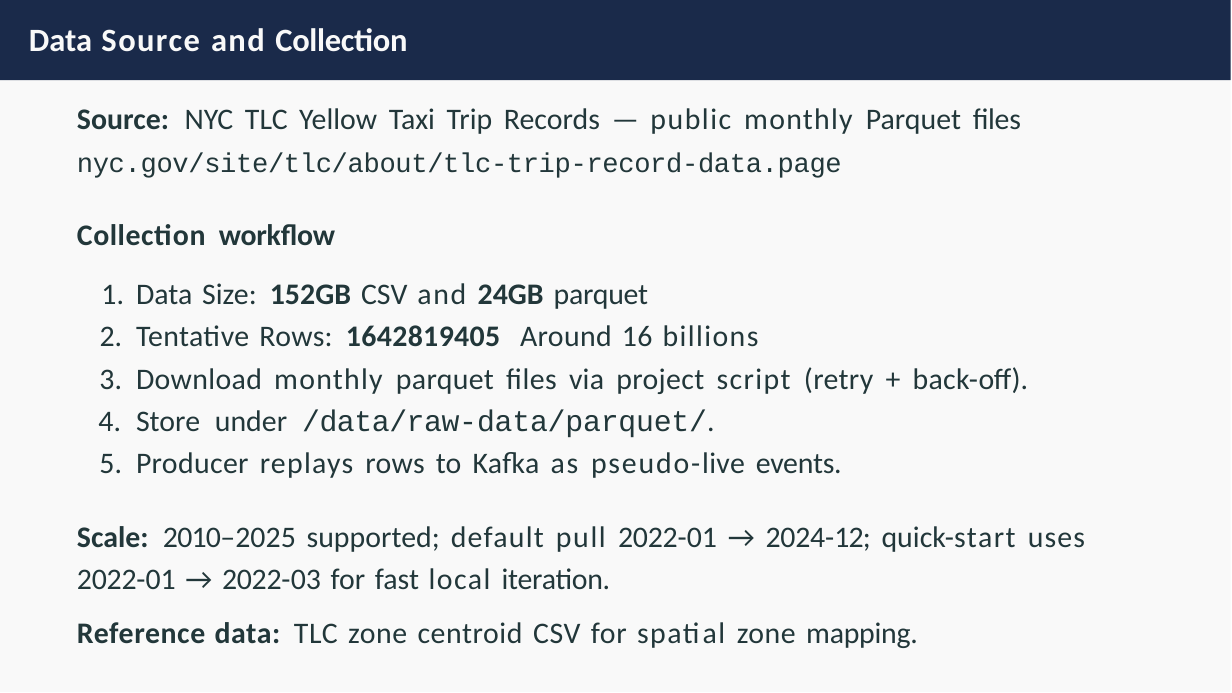
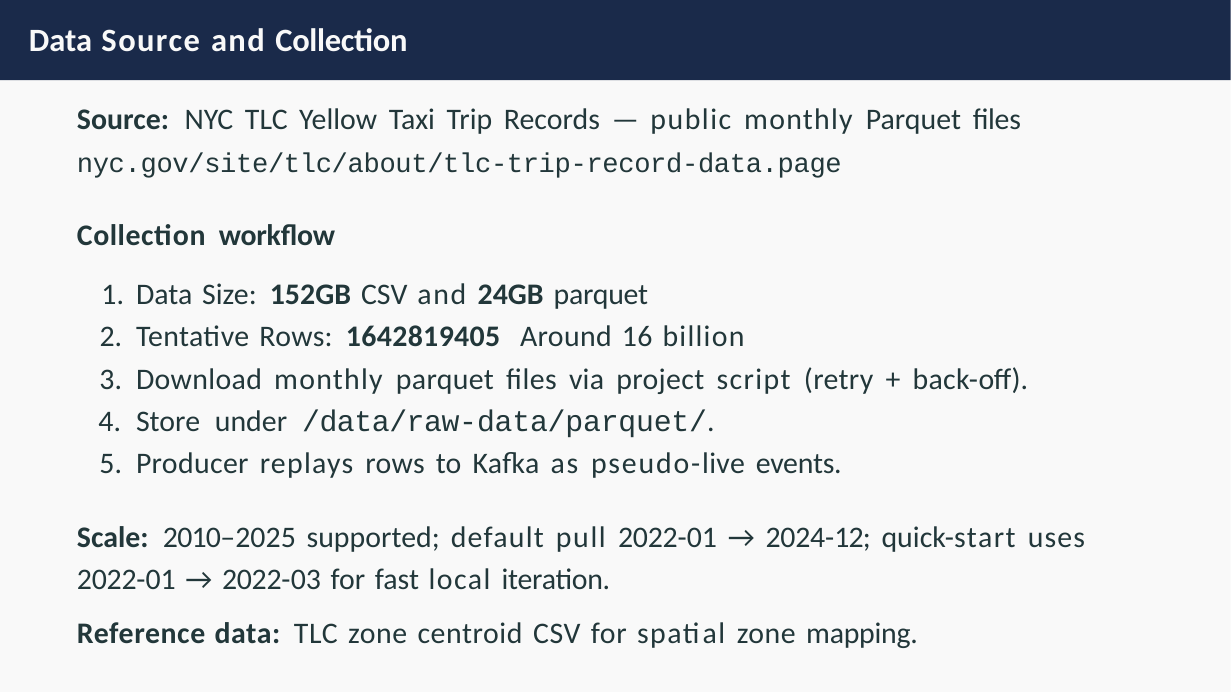
Before and after one commit to dhunganabibek/StreamCab, a slide deck: slide 8 of reports/streamcab_presentation.pptx. Drawn at 1232x693 pixels with LibreOffice and Linux fonts; fonts in the diff are those of the drawing. Boxes give left, top, right and bottom in pixels: in the first picture for what was removed or moved away, otherwise in the second. Text is boxed around its words. In the diff, an @@ line names an element or a change of style, - is before the commit and + after.

```diff
--- a/reports/streamcab_presentation.pptx
+++ b/reports/streamcab_presentation.pptx
@@ text at (136,325,745,347): text changed @@
-2. Tentative Rows: 1642819405 Around 16 billions
+2. Tentative Rows: 1642819405 Around 16 billion
```
Also in this commit, not shown: 5 other slides changed, 1 other file.
